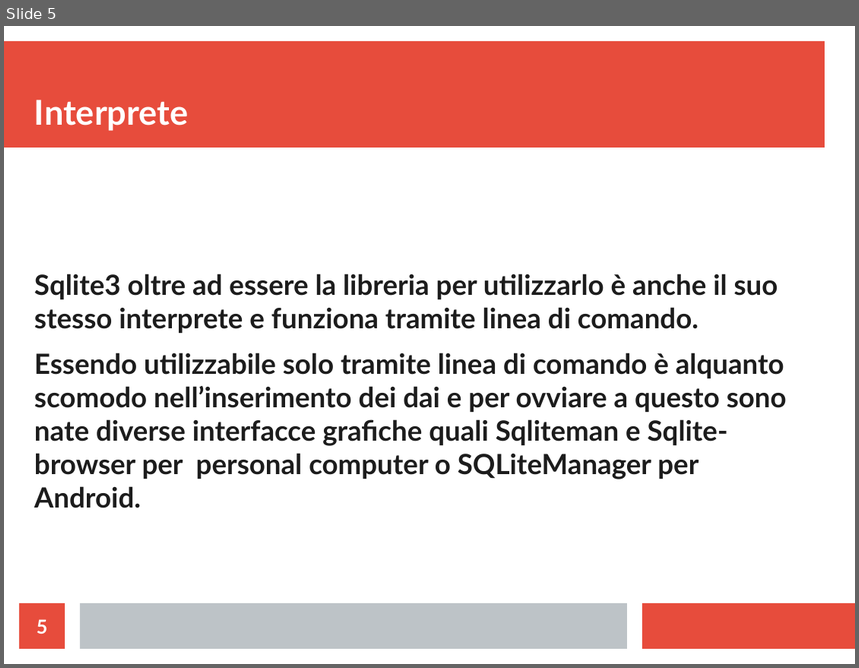
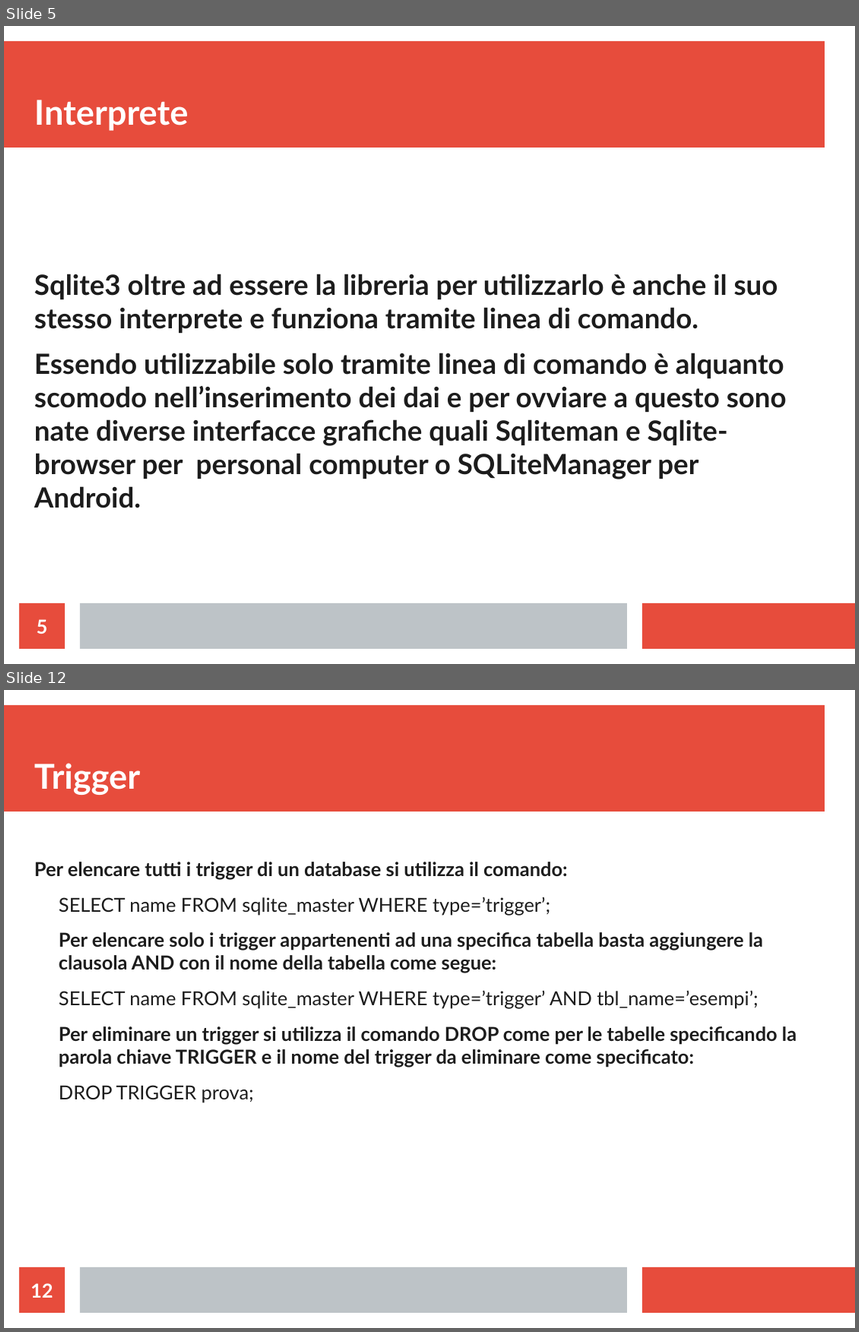
Before and after one commit to MicheleLadisa/cose, a slide deck: lavoriVari/SqlitePresentazione.odp. Shown one above the other, each under a label of ours: slide 5 before the commit, slides 5 and 12 after it; the slides between them are not shown. The pictures are 859x668 and 859x1332 pixels, drawn with LibreOffice and Linux fonts; fonts in the diff are those of the drawing. Boxes give left, top, right and bottom in pixels: in the first picture for what was removed or moved away, otherwise in the second. Text is boxed around its words. In the diff, an @@ line names an element or a change of style, - is before the commit and + after.

Commit message:
sqlite presentazione

```diff
--- a/lavoriVari/SqlitePresentazione.odp
+++ b/lavoriVari/SqlitePresentazione.odp
@@ slide 12 added at bbox=[4, 690, 855, 1328], background #FFFFFF; not listed: 3 template elements that a slide beside it also shows @@
@@ title added at bbox=[34, 763, 140, 795], 32 pt, text #FFFFFF, bold @@
+Trigger
@@ text added at bbox=[34, 862, 797, 1103], 18 pt, text #1C1C1C, bold @@
+Per elencare tutti i trigger di un database si utilizza il comando:
+  SELECT name FROM sqlite_master WHERE type=’trigger’;
+Per elencare solo i trigger appartenenti ad una specifica tabella basta aggiungere la clausola AND con il nome della tabella come segue:
+  SELECT name FROM sqlite_master WHERE type=’trigger’ AND tbl_name=’esempi’;
+Per eliminare un trigger si utilizza il comando DROP come per le tabelle specificando la parola chiave TRIGGER e il nome del trigger da eliminare come specificato:
+  DROP TRIGGER prova;
@@ page number added at bbox=[19, 1268, 65, 1313], fill #E74C3C, 18 pt, text #FFFFFF, bold @@
+12
```
Also in this commit, not shown: 6 other slides added, 1 slide removed, 1 other file.
